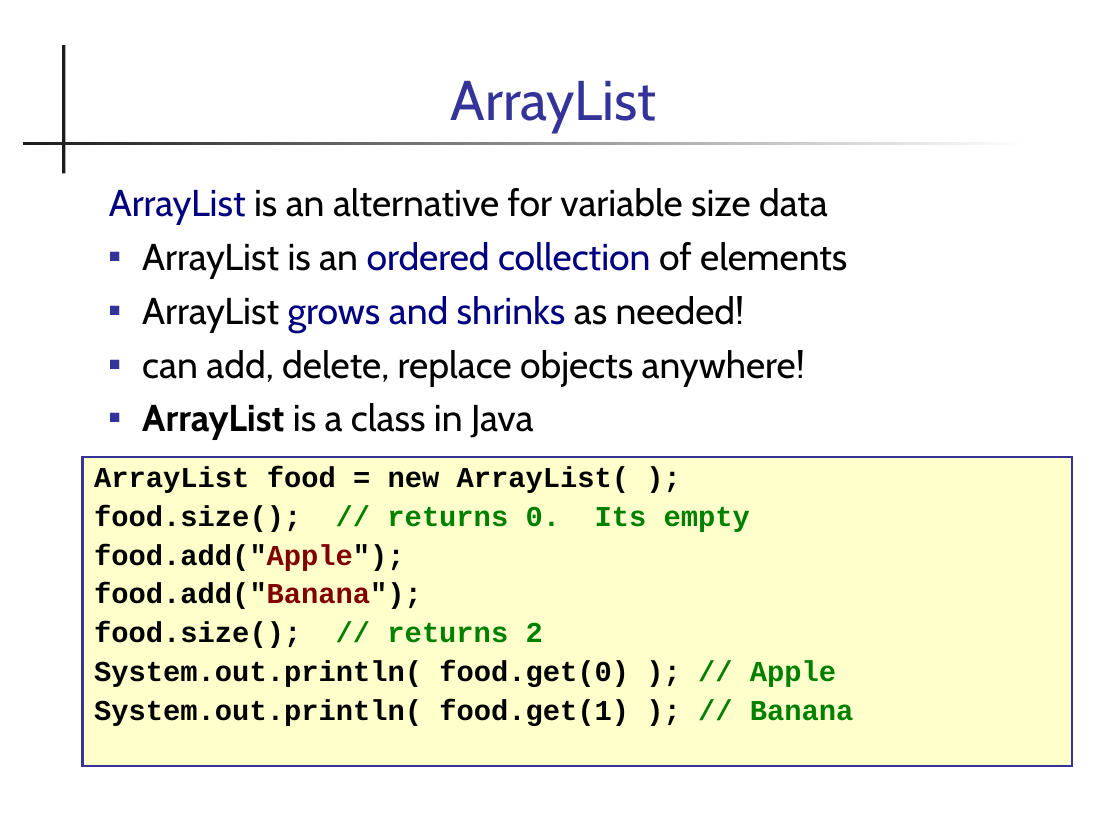
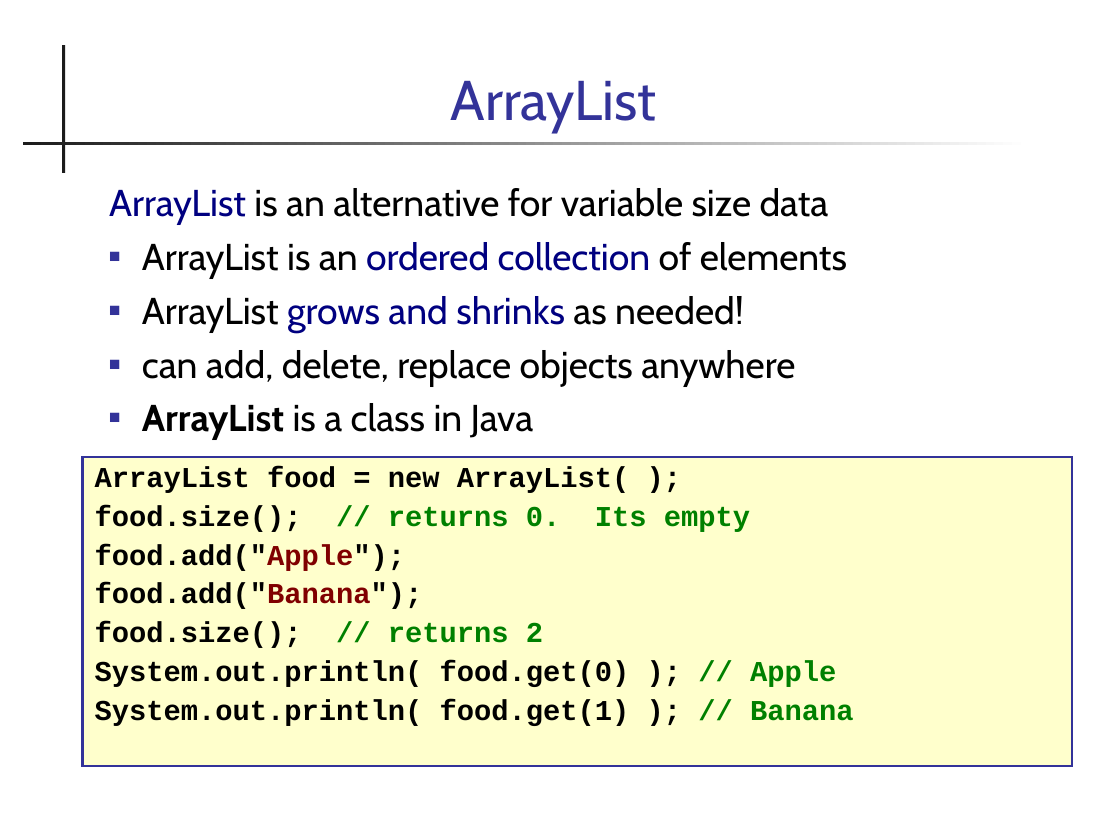
Before and after one commit to cpske/programming1, a slide deck: slide 3 of java-basics/20-ArrayList.ppt. Drawn at 1120x840 pixels with LibreOffice and Linux fonts; fonts in the diff are those of the drawing. Boxes give left, top, right and bottom in pixels: in the first picture for what was removed or moved away, otherwise in the second. Text is boxed around its words. In the diff, an @@ line names an element or a change of style, - is before the commit and + after.

Commit message:
update ArrayList slides

```diff
--- a/java-basics/20-ArrayList.ppt
+++ b/java-basics/20-ArrayList.ppt
@@ text at (142,350,795,386): text changed @@
-▪ can add, delete, replace objects anywhere!
+▪ can add, delete, replace objects anywhere
```
Also in this commit, not shown: 5 other slides changed, 8 slides added, 1 slide removed, 2 other files.
